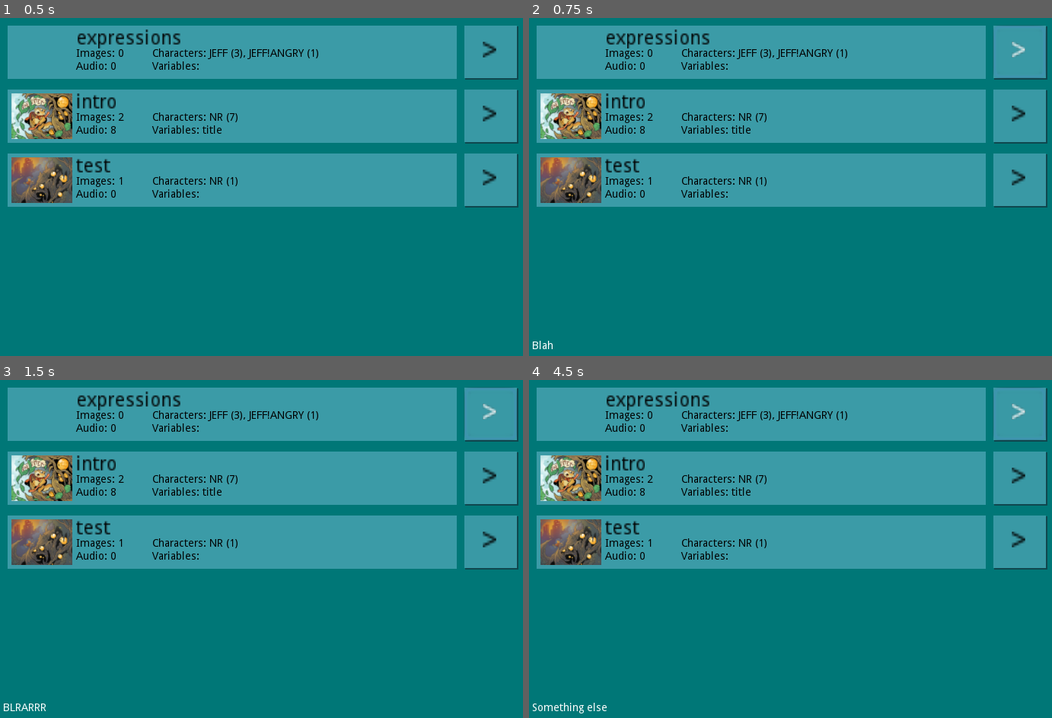
Above: before the commit, frames 1-4 (two rows, left to right).
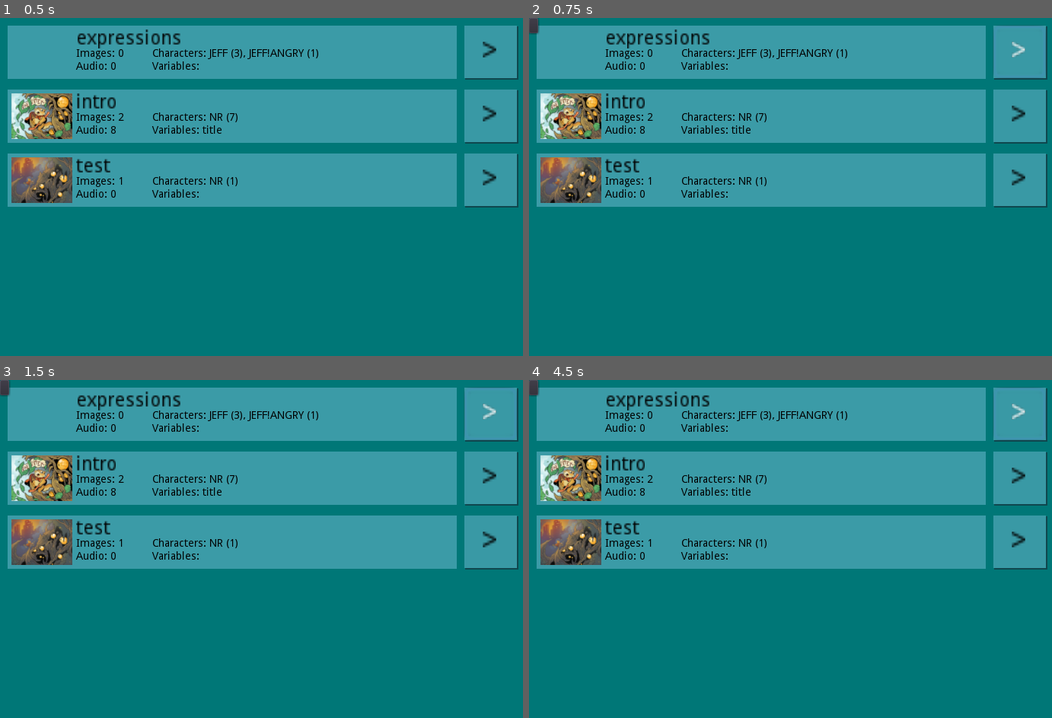
Above: after the commit, the same moments.

Repository: Parmeisan/SceneManager
Game: Godot game, scene res://Game.tscn
Same seed, same stepped clock (60 frames per second), same inputs: the game is played once before the commit and once after it.
Inputs (mouse positions are in pixels of both pictures, inside the frame that each line leads up to):
- Up to frame 1 (0.5 s): no input
- Up to frame 2 (0.75 s): click ">" at 0.5 s
- Up to frame 3 (1.5 s): click (5, 386) at 1.27 s
- Up to frame 4 (4.5 s): click ">" at 2 s; click (534, 386) at 2.77 s; click ">" at 3.5 s; click (534, 386) at 4.27 s

Frame 1 is identical in both runs. In frame 2, 0.1% of the frame differs, in the area x 0-5%, y 0-98%; in frame 3, 0.2%; in frame 4, 0.2%, in the area x 0-15%, y 0-99%.
Error after the commit: Invalid get index 'OPTION' (on base: 'Node (ScriptCommand.gd)'). (res://SceneManager/SceneManager.gd:176)

Commit message:
initial changes for options

Diff:
--- a/SceneManager/SceneManager.gd
+++ b/SceneManager/SceneManager.gd
@@ -175,7 +175,6 @@
 		mode = MODES.RUNNING
 		match cmd.command_type:
 			# Play audio of some kind.
-			# .wavs play once through the SFX player, .oggs loop through the music player
 			cmd.TYPE.AUDIO:
 				var player : AudioStreamPlayer
 				if cmd.file_ext == "wav":
@@ -205,7 +204,17 @@
 					cmd.OPERATION.MINUS:
 						value -= cmd.var_value
 				SetVar(cmd.var_name, value)
+			# Display options for the player
+			# We will get these over multiple lines, we add each of them as we receive them,
+			# but they will all be hidden until we reach the end of the file
+			cmd.OPTION:
+				var template = $BranchOptions.get_child(0);
+				var new_button = template.duplicate()
+				new_button.text = cmd.opt_text
+				$BranchOptions.add_child(template.duplicate())
+				pass
 			cmd.TYPE.WAIT:
+
 				var seconds = float(cmd.wait_seconds)
 				# Wait on a loop; the loop may be ended early from elsewhere
 				# DO NOT PUT THIS INSIDE A FUNCTION
--- a/SceneManager/SceneManager.tscn
+++ b/SceneManager/SceneManager.tscn
@@ -34,15 +34,21 @@
 margin_bottom = 596.0
 autowrap = true
 
+[node name="BranchOptions" type="GridContainer" parent="."]
+margin_right = 749.0
+margin_bottom = 216.0
+
+[node name="Button" type="Button" parent="BranchOptions"]
+margin_right = 12.0
+margin_bottom = 20.0
+
 [node name="Characters" type="Node2D" parent="."]
 
 [node name="Treefoot" type="Control" parent="Characters"]
-margin_right = 40.0
-margin_bottom = 40.0
+margin_top = 3.0
+margin_right = 747.0
+margin_bottom = 206.0
 script = ExtResource( 2 )
-__meta__ = {
-"_edit_use_anchors_": false
-}
 character_abbreviation = "NR"
 character_full_name = "Treefoot"
 neutral_image = ExtResource( 4 )
--- a/SceneManager/ScriptCommand.gd
+++ b/SceneManager/ScriptCommand.gd
@@ -1,7 +1,7 @@
 extends Node
 class_name ScriptCommand
 
-enum TYPE { NONE, AUDIO, BACKGROUND, MOOD, VARIABLE, DIALOGUE, WAIT, INVALID }
+enum TYPE { NONE, AUDIO, BACKGROUND, MOOD, VARIABLE, DIALOGUE, OPTION, LOAD_SCENE, WAIT, INVALID }
 var command_type : int
 
 var original_line
@@ -13,6 +13,9 @@
 var dial_mood
 var dial_line
 var dial_emotion
+# For options
+var opt_text
+var opt_destination
 # For waiting
 var wait_seconds : float
 const WAIT_FOREVER = -1
@@ -39,6 +42,15 @@
 	if line.begins_with("["):
 		command_type = TYPE.NONE
 		return
+
+	# Options
+	var arrow_posn = line.find_last("=>")
+	if arrow_posn > 0:
+		opt_text = line.substr(0, arrow_posn)
+		if opt_text.begins_with("-"):
+			opt_text = opt_text.substr(1)
+		opt_text = opt_text.strip_edges()
+		opt_destination = line.substr(arrow_posn + 1).strip_edges()
 
 	# Wait -- this one has to be before looking for a file
 	if line.begins_with("..."):
Not shown, changed: icon.png.import
